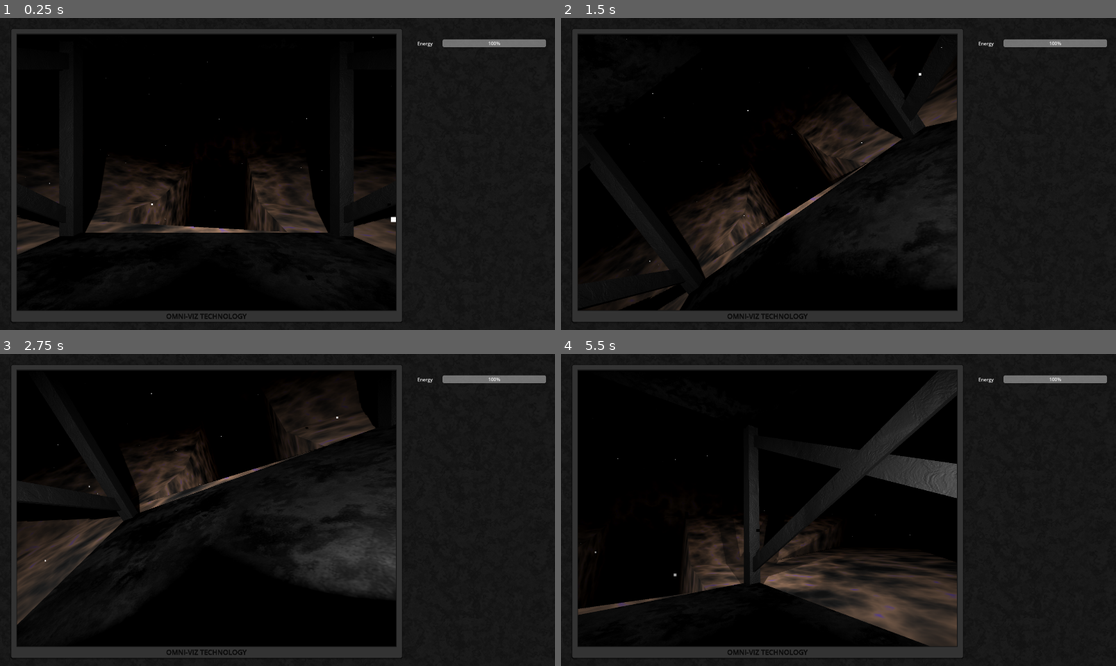
Above: before the commit, frames 1-4 (two rows, left to right).
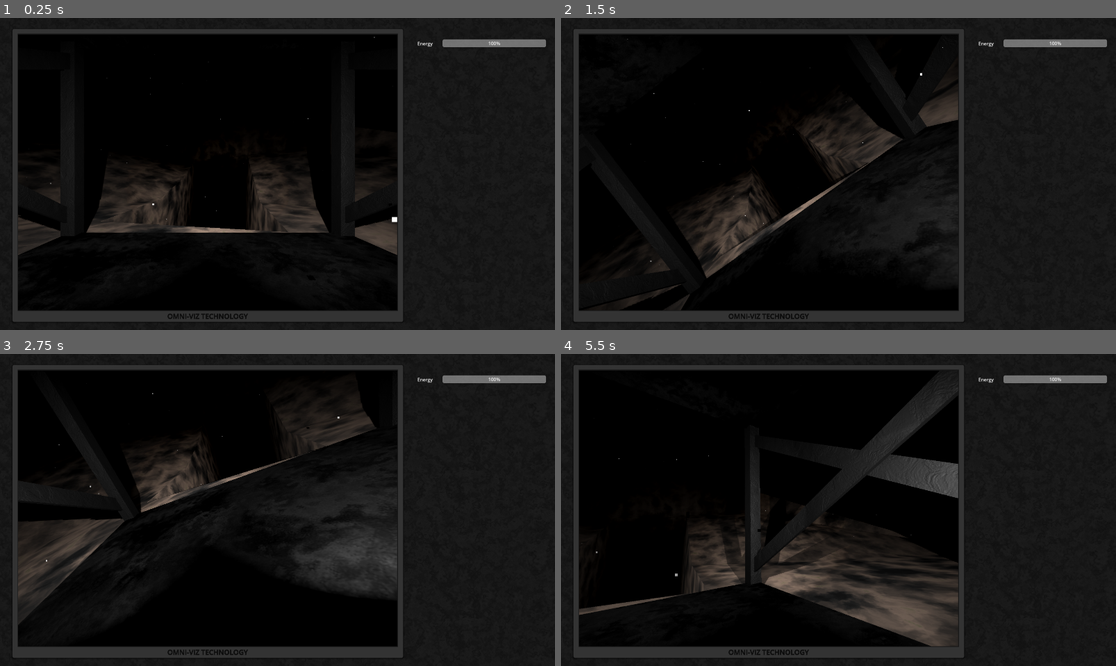
Above: after the commit, the same moments.

Repository: AlnisS/mines-of-enceladus
Game: Godot game, scene res://main.tscn
The game is run twice, just before and just after one commit, with the same random seed, the same clock (stepped at 60 frames per second) and the same inputs.
Inputs:
- Up to frame 1 (0.25 s): no input
- Up to frame 2 (1.5 s): tap Enter at 0.5 s; hold E (rov_roll_right) 0.53-1.28 s; hold Shift (rov_translate_sprint) 0.53-1.28 s; hold W (rov_pitch_down) from 1.28 s (still down); tap Shift (rov_translate_sprint) at 1.35 s
- Up to frame 3 (2.75 s): release W (rov_pitch_down) at 2.03 s; hold E (rov_roll_right) from 2.03 s (still down); hold Shift (rov_translate_sprint) from 2.03 s (still down)
- Up to frame 4 (5.5 s): release E (rov_roll_right) at 2.78 s; release Shift (rov_translate_sprint) at 2.78 s; hold S (rov_pitch_up) 2.78-3.53 s; tap Shift (rov_translate_sprint) at 2.85, 4.35 s; hold Shift (rov_translate_sprint) 3.53-4.28 s; hold Q (rov_roll_left) 3.53-5.03 s; hold W (rov_pitch_down) from 5.03 s (still down); hold Shift (rov_translate_sprint) from 5.03 s (still down)

The runs differ from the first frame. In frame 1, 1.9% of the frame differs, in the area x 2-73%, y 3-98%; in frame 2, 2.0%; in frame 3, 1.9%; in frame 4, 3.5%.

Commit message:
Visual and map tweaks

Diff:
--- a/main.tscn
+++ b/main.tscn
@@ -68,12 +68,16 @@
 size = Vector2(0.01, 0.01)
 
 [sub_resource type="Gradient" id="Gradient_7dm0k"]
-offsets = PackedFloat32Array(0.10209424, 0.2853403, 0.8376963, 1)
-colors = PackedColorArray(0, 0, 0, 1, 0.15127608, 0.15127608, 0.15127608, 1, 0.7107778, 0.5517282, 0.44365835, 1, 0.4862745, 0.34117648, 1, 1)
+offsets = PackedFloat32Array(0.10209424, 0.2853403, 0.8375706, 0.99293786)
+colors = PackedColorArray(0, 0, 0, 1, 0.15127608, 0.15127608, 0.15127608, 1, 0.71, 0.60776, 0.53959996, 1, 0.5047527, 0.5024661, 0.37283012, 1)
 
 [sub_resource type="FastNoiseLite" id="FastNoiseLite_ig7tw"]
 noise_type = 3
 fractal_type = 2
+domain_warp_enabled = true
+domain_warp_type = 2
+domain_warp_amplitude = 50.0
+domain_warp_frequency = 0.001
 
 [sub_resource type="NoiseTexture2D" id="NoiseTexture2D_0xm2m"]
 noise = SubResource("FastNoiseLite_ig7tw")
@@ -119,7 +123,7 @@
 grow_horizontal = 2
 grow_vertical = 2
 ratio = 1.333
-alignment_horizontal = 0
+alignment_horizontal = 2
 
 [node name="Panel" type="Panel" parent="AspectRatioContainer"]
 layout_mode = 2
@@ -219,19 +223,27 @@
 
 [node name="Ground" type="CSGBox3D" parent="CSGCombiner3D"]
 transform = Transform3D(1, 0, 0, 0, 1, 0, 0, 0, 1, 0, -5.4451904, 0)
-size = Vector3(26.994385, 9.890381, 27.744385)
+size = Vector3(49.838867, 9.890381, 67.37109)
 
 [node name="Rock1" type="CSGBox3D" parent="CSGCombiner3D"]
-transform = Transform3D(0.96493864, 0.25441852, -0.06453372, -0.2624755, 0.93531877, -0.23724532, 0, 0.2458657, 0.9693039, -2.1510415, -0.52650523, -3.5719419)
-size = Vector3(5, 1, 10)
+transform = Transform3D(0.96493864, 0.25441852, -0.06453372, -0.2624755, 0.93531877, -0.23724532, 0, 0.2458657, 0.9693039, -2.7181761, -1.5324919, -3.855924)
+size = Vector3(5.5664063, 3.3100586, 10)
 
 [node name="Rock2" type="CSGBox3D" parent="CSGCombiner3D"]
-transform = Transform3D(0.26807705, -0.16550495, -0.9490748, -0.2624755, 0.93531877, -0.2372453, 0.92695266, 0.31270888, 0.20729652, 0.5490713, -0.52650523, -4.305937)
-size = Vector3(5, 1, 10)
+transform = Transform3D(0.26807705, -0.16550495, -0.9490748, -0.2624755, 0.93531877, -0.2372453, 0.92695266, 0.31270888, 0.20729652, 1.3742592, -2.5555258, -2.850103)
+size = Vector3(9.206543, 4.158203, 10)
 
 [node name="Rock3" type="CSGBox3D" parent="CSGCombiner3D"]
-transform = Transform3D(0.26807705, -0.16550493, -0.9490748, -0.9223227, 0.24049678, -0.3024598, 0.27830803, 0.95643574, -0.08817728, 0.49674767, -1.0223536, -8.055565)
-size = Vector3(5, 5.123535, 10)
+transform = Transform3D(0.26807705, -0.16550493, -0.9490748, -0.9223227, 0.24049678, -0.3024598, 0.27830803, 0.95643574, -0.08817728, -0.25341797, -2.7194328, -12.957159)
+size = Vector3(5, 15.067627, 13.314941)
+
+[node name="Rock4" type="CSGBox3D" parent="CSGCombiner3D"]
+transform = Transform3D(-0.37582538, -0.8292898, -0.413562, -0.9041523, 0.23031794, 0.35980853, -0.20313472, 0.50914824, -0.8363638, 9.751269, -3.1773727, -8.143629)
+size = Vector3(5, 15.877563, 13.314941)
+
+[node name="Rock5" type="CSGBox3D" parent="CSGCombiner3D"]
+transform = Transform3D(-0.1541226, 0.6166698, -0.77198756, -0.9036014, 0.22809151, 0.36259997, 0.39968815, 0.75345373, 0.52206963, -2.9088078, -4.558675, -19.131187)
+size = Vector3(5, 15.877563, 13.314941)
 
 [node name="VerticalTunnel1" type="CSGBox3D" parent="CSGCombiner3D"]
 transform = Transform3D(-0.117995046, -0.9901989, 0.074720606, -0.7672291, 0.0431367, -0.6399209, 0.6304258, -0.13283539, -0.76479954, 0.29033694, -1.5353963, -5.323491)
@@ -260,6 +272,11 @@
 
 [node name="Tunnel5" type="CSGBox3D" parent="CSGCombiner3D"]
 transform = Transform3D(0.25881907, 0, 0.9659258, 0, 1, 0, -0.9659258, 0, 0.25881907, -2.876167, -5.942859, -2.0501785)
+operation = 2
+size = Vector3(3, 3, 19)
+
+[node name="Tunnel6" type="CSGBox3D" parent="CSGCombiner3D"]
+transform = Transform3D(-0.027764603, 0, 0.9996145, 0, 1, 0, -0.9996145, 0, -0.027764603, -2.876167, -5.942859, -10.612553)
 operation = 2
 size = Vector3(3, 3, 19)
 
